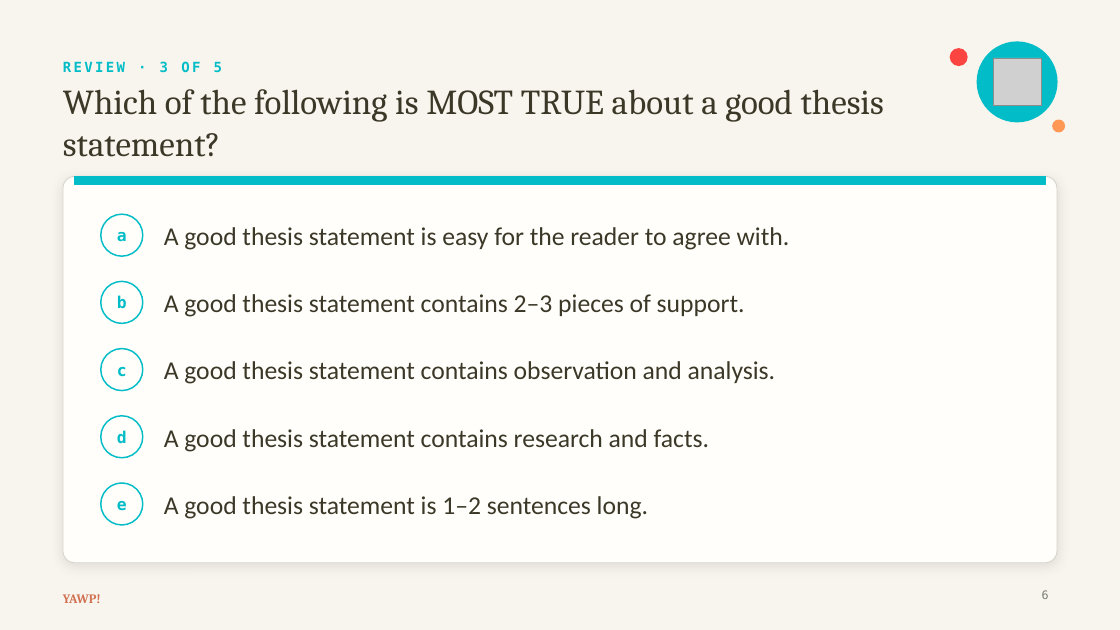
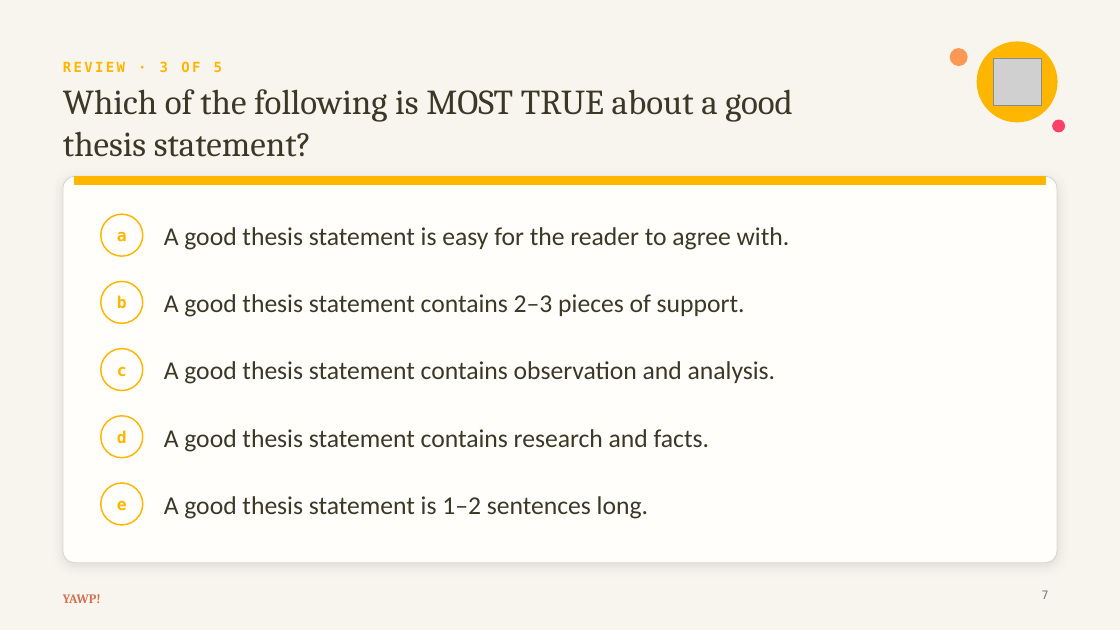
Before and after one commit to The-Connell-School/yawp, a slide deck: slide 7 of services/web-app/resources/thesis-essay-decks/lesson-5-body-paragraphs.pptx (slide 6 before the commit). Drawn at 1120x630 pixels with LibreOffice and Linux fonts; fonts in the diff are those of the drawing; grey boxes stand for pictures. Boxes give left, top, right and bottom in pixels: in the first picture for what was removed or moved away, otherwise in the second. Text is boxed around its words. In the diff, an @@ line names an element or a change of style, - is before the commit and + after.

```diff
--- a/services/web-app/resources/thesis-essay-decks/lesson-5-body-paragraphs.pptx
+++ b/services/web-app/resources/thesis-essay-decks/lesson-5-body-paragraphs.pptx
@@ ellipse at bbox=[950, 49, 967, 66]: fill #FC4540 to #FF9755; outline #FC4540 1 pt to #FF9755 1 pt @@
@@ ellipse at bbox=[977, 42, 1057, 122]: fill #02BDC7 to #FFB600; outline #02BDC7 1 pt to #FFB600 1 pt @@
@@ text "Which of the following is ..." rewrapped from bbox=[63, 89, 884, 157] to bbox=[63, 89, 792, 157] @@
@@ ellipse at bbox=[1053, 120, 1065, 132]: fill #FF9755 to #FC4067; outline #FF9755 1 pt to #FC4067 1 pt @@
@@ rectangle at bbox=[75, 176, 1045, 185]: fill #02BDC7 to #FFB600; outline #02BDC7 1 pt to #FFB600 1 pt @@
@@ text colour #02BDC7 to #FFB600 in 6 elements at bbox=[63, 61, 222, 73], bbox=[117, 232, 127, 242], bbox=[117, 295, 127, 309], bbox=[117, 367, 127, 377], bbox=[117, 430, 127, 444], bbox=[117, 501, 127, 511] @@
@@ outline #02BDC7 1.25 pt to #FFB600 1.25 pt in 5 elements at bbox=[101, 214, 143, 256], bbox=[101, 281, 143, 323], bbox=[101, 349, 143, 391], bbox=[101, 416, 143, 458], bbox=[101, 483, 143, 525] @@
@@ page number at bbox=[1042, 590, 1049, 599]: text changed @@
-6
+7
```
Also in this commit, not shown: 20 other slides changed, 3 slides added, 22 other files.
